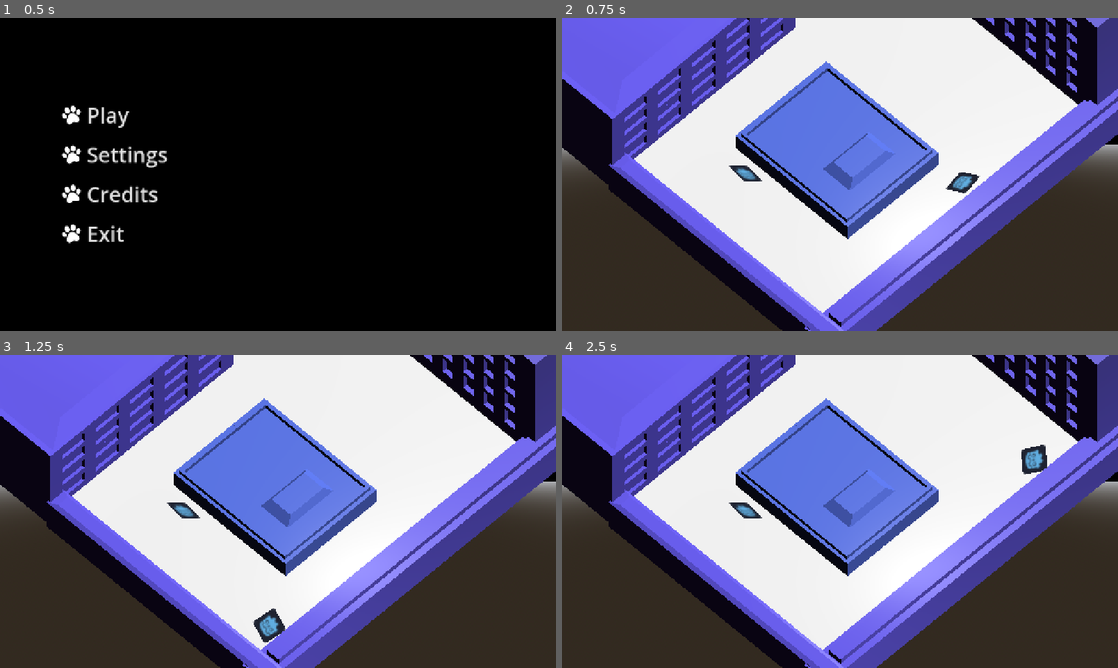
Above: before the commit, frames 1-4 (two rows, left to right).
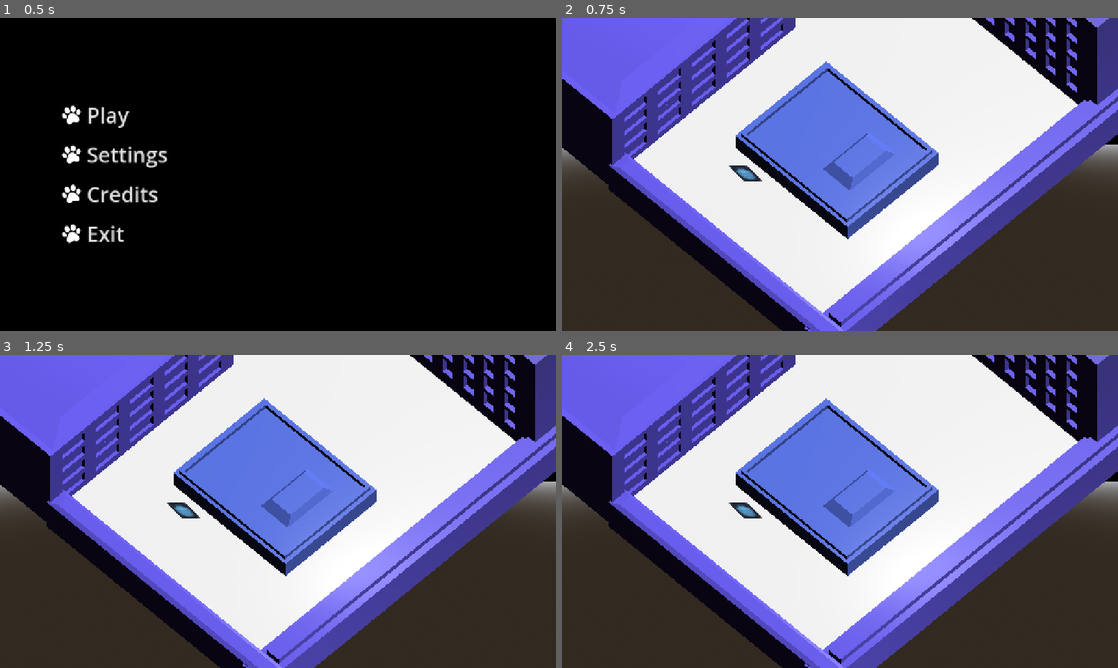
Above: after the commit, the same moments.

Repository: WeronikaKowalkowska/dnsgamejam
Game: Godot game, scene res://scenes/menu.tscn
Same seed, same stepped clock (60 frames per second), same inputs: the game is played once before the commit and once after it.
Inputs (mouse positions are in pixels of both pictures, inside the frame that each line leads up to):
- Up to frame 1 (0.5 s): no input
- Up to frame 2 (0.75 s): click "Play" at 0.5 s
- Up to frame 3 (1.25 s): no input
- Up to frame 4 (2.5 s): tap Enter (ui_accept) at 1.25, 1.52 s; move the mouse to (962, 495) at 1.27 s; hold D (move_right) 1.28-2 s; click (962, 495) at 1.42 s; drag from (728, 527) to (812, 574) at 2.02 s

Frame 1 is identical in both runs. In frame 2, 0.2% of the frame differs, in the area x 69-76%, y 49-56%; in frame 3, 0.4%, in the area x 45-52%, y 80-93%; in frame 4, 0.4%.

Commit message:
State agent

Diff:
--- a/assets/scripts/agent_dog.gd
+++ b/assets/scripts/agent_dog.gd
@@ -17,12 +17,15 @@
 var points: PackedVector3Array
 var indexPoint = -1
 
-const SPEED = 4.0
+var SPEED = 4.0
 const RANGE_IDLE = 3.0
 
 var movement_delta: float
 var catAliveNode: Node3D
 var catSpectre: Node3D
+var lastPositionAliveCat: Vector3
+var lastAttackCat: Node3D = null
+
 
 func _ready():
 	points = path.curve.get_baked_points()
@@ -71,14 +74,17 @@
 
 func _check_cats() -> bool:
 	if catAliveNode:
+		lastPositionAliveCat = catAliveNode.global_position
 		if _raycast_check_cat(catAliveNode, "catAlive"):
 			print("catAlive")
+			lastAttackCat = catAliveNode
 			navigation_agent_3d.set_target_position(catAliveNode.position)
 			_state = PlayerState.ATTACK
 			return true
 	if catSpectre:
 		if _raycast_check_cat(catSpectre, "catSpectre"):
 			print("catSpectre")
+			lastAttackCat = catSpectre
 			navigation_agent_3d.set_target_position(catSpectre.position)
 			_state = PlayerState.ATTACK
 			return true
@@ -120,7 +126,15 @@
 	if catSpectre:
 		print("KURDE")
 
+	if not catAliveNode and not catSpectre and lastAttackCat.is_in_group("catSpectre"):
+		_state = PlayerState.SEARCH
 	print("OK")
+
+func _SEARCH():
+	if lastAttackCat.is_in_group("catSpectre"):
+		SPEED = 2.0
+		navigation_agent_3d.set_target_position(lastPositionAliveCat)
+	print("s")
 
 func _navigation_finished():
 	if _check_cats():
@@ -137,7 +151,9 @@
 		PlayerState.ATTACK:
 			_ATTACK()
 			print("atak")
-
+		PlayerState.SEARCH:
+			_SEARCH()
+			print("szuka")
 
 	#print("koniec")
 
--- a/scenes/main.tscn
+++ b/scenes/main.tscn
@@ -84,6 +84,7 @@
 
 [node name="KotRigidBody3D" type="RigidBody3D" parent="." unique_id=1764808739 groups=["catAlive"]]
 transform = Transform3D(0.70710677, -0.5770964, 0.40860704, 0, 0.5778576, 0.8161376, -0.70710677, -0.5770964, 0.40860704, 9.03474, 0.5773463, 2.3115363)
+visible = false
 axis_lock_linear_y = true
 gravity_scale = 0.0
 script = ExtResource("2_choun")
